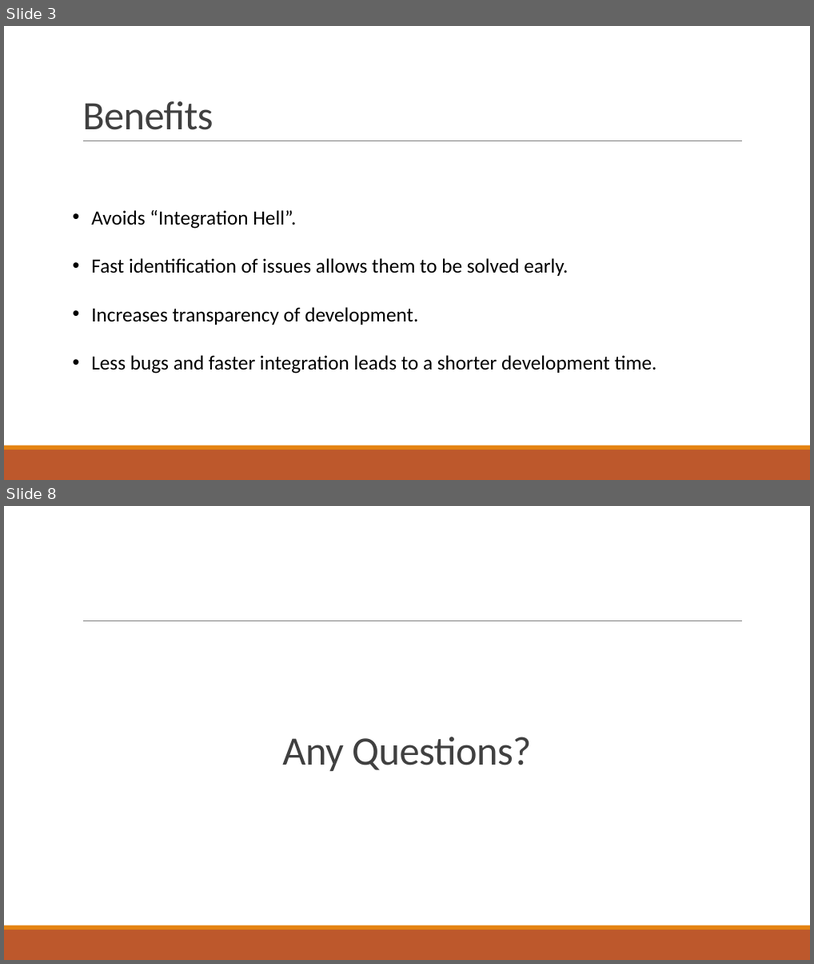
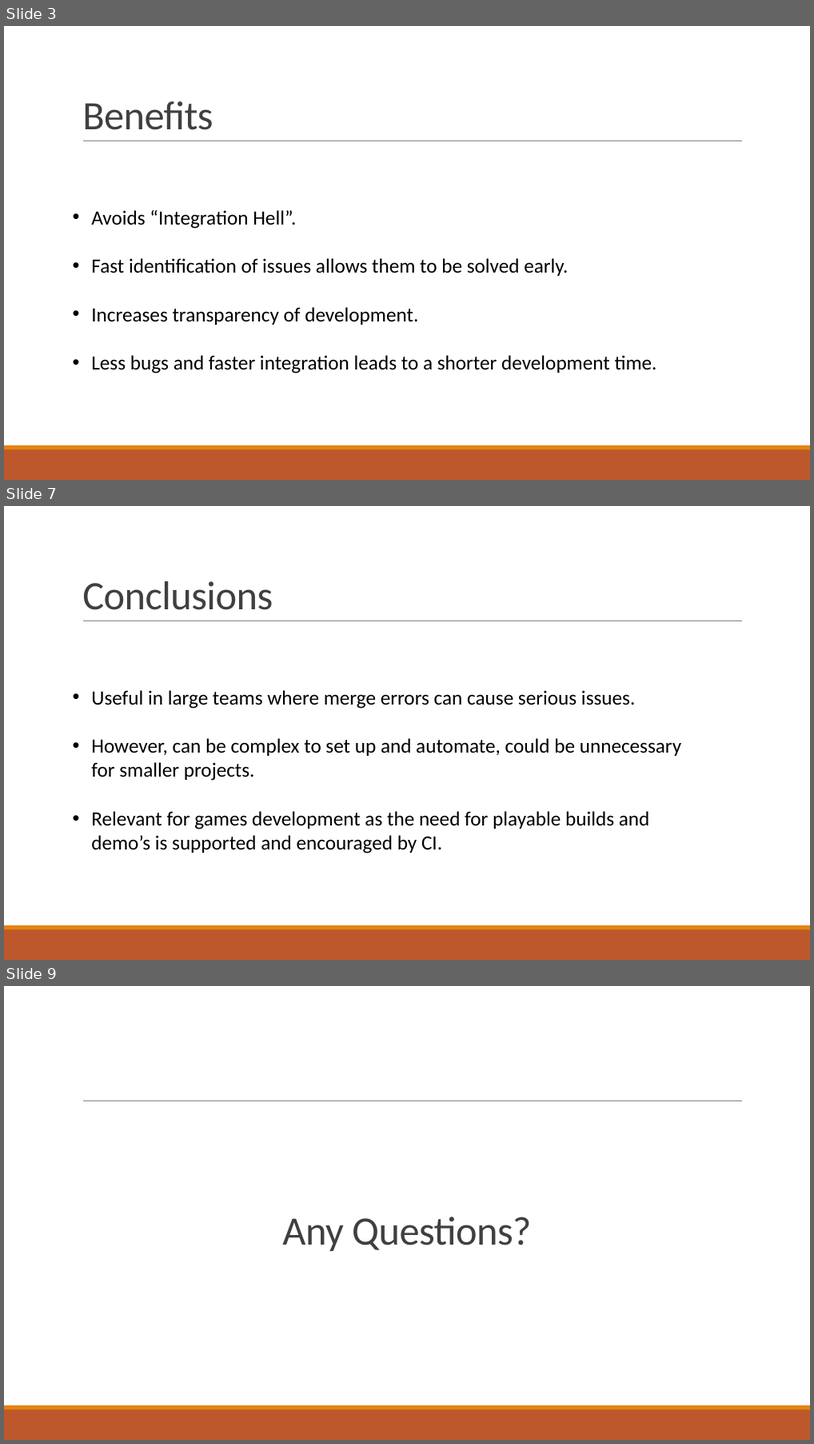
Before and after one commit to Falmouth-Games-Academy/comp130-software-engineering, a slide deck: ResearchPresentation.pptx. Shown one above the other, each under a label of ours: slides 3 and 8 before the commit, slides 3, 7 and 9 after it; the slides between them are not shown. The pictures are 814x964 and 814x1444 pixels, drawn with LibreOffice and Linux fonts; fonts in the diff are those of the drawing. Boxes give left, top, right and bottom in pixels: in the first picture for what was removed or moved away, otherwise in the second. Text is boxed around its words. In the diff, an @@ line names an element or a change of style, - is before the commit and + after.

```diff
--- a/ResearchPresentation.pptx
+++ b/ResearchPresentation.pptx
@@ slide 7 added at bbox=[4, 506, 810, 960], background #FFFFFF; not listed: 3 template elements that a slide beside it also shows @@
@@ title added at bbox=[82, 581, 273, 610], 48 pt, text #404040 @@
+Conclusions
@@ text added at bbox=[91, 690, 682, 853], 24 pt, text #000000 @@
+• Useful in large teams where merge errors can cause serious issues.
+• However, can be complex to set up and automate, could be unnecessary for smaller projects.
+• Relevant for games development as the need for playable builds and demo’s is supported and encouraged by CI.
@@ what was slide 8 is now slide 9 @@
```
Also in this commit, not shown: 4 slides changed, 1 other slide added, 1 slide removed.
